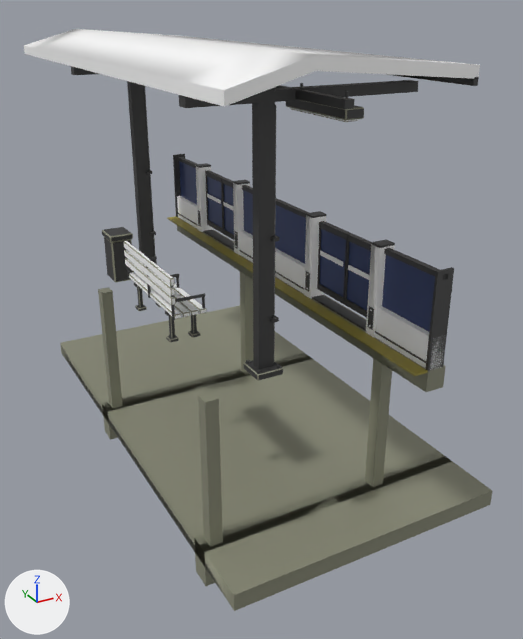
The FBX model unity/Assets/Models/Paths/p502/platform_close.fbx, before and after one commit.
The view is the same before and after, from a 50 mm lens placed at (-7.41, -9.97, 5.67), pointed at (-2.23, -0.56, 0.97). Every picture has the same lights, and +X, +Y and +Z are marked at lower left. The first picture is the older version. Where no turn or scale is listed for an object, it has been applied to the vertices. Vertices at exactly the same position are counted once.

The first picture shows 'p502/platform_close'.
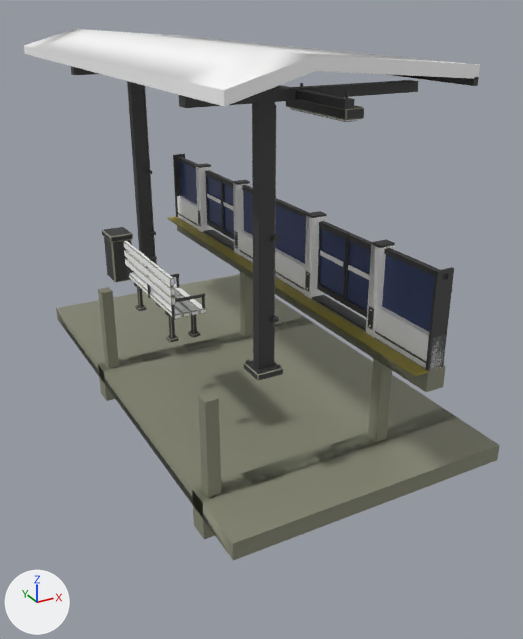
What the commit changed:
me_p502_platform_close is used by ob_p502_platform_close; location (0.0, 0.0, 0.0).
Before the commit, vertices of me_p502_platform_close: 116 (-1.77, -3.1, -0.83) at pixel (373, 487), 119 (-1.77, -2.9, -0.83) at pixel (364, 479), 120 (-1.59, -3.1, -0.83) at pixel (382, 483), 121 (-1.59, -2.9, -0.83), 576 (-1.77, -3.0, -0.83) at pixel (368, 483).
Before the commit, vertices of me_p502_platform_close: 578 (-1.59, -3.0, -0.83).
Before the commit, vertices of me_p502_platform_close: 124 (-4.39, -3.1, -0.83) at pixel (210, 546), 127 (-4.39, -2.9, -0.83) at pixel (203, 537), 128 (-4.21, -3.1, -0.83) at pixel (222, 542), 129 (-4.21, -2.9, -0.83), 580 (-4.39, -3.0, -0.83) at pixel (207, 542).
Before the commit, vertices of me_p502_platform_close: 582 (-4.21, -3.0, -0.83).
Before the commit, vertices of me_p502_platform_close: 140 (-1.77, 0.9, -0.83) at pixel (245, 374), 143 (-1.77, 1.1, -0.83) at pixel (240, 370), 144 (-1.59, 0.9, -0.83), 145 (-1.59, 1.1, -0.83), 634 (-1.77, 1.0, -0.83) at pixel (243, 372).
Before the commit, vertices of me_p502_platform_close: 636 (-1.59, 1.0, -0.83).
Before the commit, vertices of me_p502_platform_close: 148 (-4.39, 0.9, -0.83) at pixel (112, 408), 151 (-4.39, 1.1, -0.83) at pixel (109, 403), 152 (-4.21, 0.9, -0.83) at pixel (122, 405), 153 (-4.21, 1.1, -0.83), 638 (-4.39, 1.0, -0.83) at pixel (110, 405).
Before the commit, vertices of me_p502_platform_close: 640 (-4.21, 1.0, -0.83).
me_p502_platform_close had 2050 vertices, 1897 faces and spanned x -4.5..-0.3, y -4.0..4.0, z -1.4..5.22.
me_p502_platform_close now has 2050 vertices, 1897 faces and spans x -4.5..-0.3, y -4.0..4.0, z -0.62..5.22.
me_p502_platform_close part 1: the loose piece of 56 vertices spanning x -4.5..-0.3, y -4.0..4.0, z -1.4..-0.83 is moved by (0.0, 0.0, 0.78).
Part 2, on me_p502_platform_close:
Vertices 116, 119, 120, 121, 576, 578 of me_p502_platform_close move by (0.0, 0.0, 0.78).
Part 3, on me_p502_platform_close:
Vertices 124, 127, 128, 129, 580, 582 of me_p502_platform_close move by (0.0, 0.0, 0.78).
Part 4, on me_p502_platform_close:
Vertices 140, 143, 144, 145, 634, 636 of me_p502_platform_close move by (0.0, 0.0, 0.78).
Part 5, on me_p502_platform_close:
Vertices 148, 151, 152, 153, 638, 640 of me_p502_platform_close move by (0.0, 0.0, 0.78).

Changed parts and their boxes [x1, y1, x2, y2] in the pictures (523 x 639 px; the box of a moved part takes in the faces that stretch with it):
'p502/platform_close', reshaped (9% shorter)
    before: [24, 29, 492, 611]
    after: [24, 29, 500, 560]
part 1 of me_p502_platform_close, moved or reshaped
    before: [60, 305, 492, 611]
    after: [56, 274, 500, 560]
part 2 of me_p502_platform_close, moved or reshaped
    before: [365, 358, 392, 487]
    after: [368, 358, 392, 442]
part 3 of me_p502_platform_close, moved or reshaped
    before: [198, 395, 223, 547]
    after: [198, 395, 221, 498]
part 4 of me_p502_platform_close, moved or reshaped
    before: [240, 272, 253, 374]
    after: [240, 272, 253, 337]
part 5 of me_p502_platform_close, moved or reshaped
    before: [98, 290, 123, 408]
    after: [98, 290, 119, 369]
